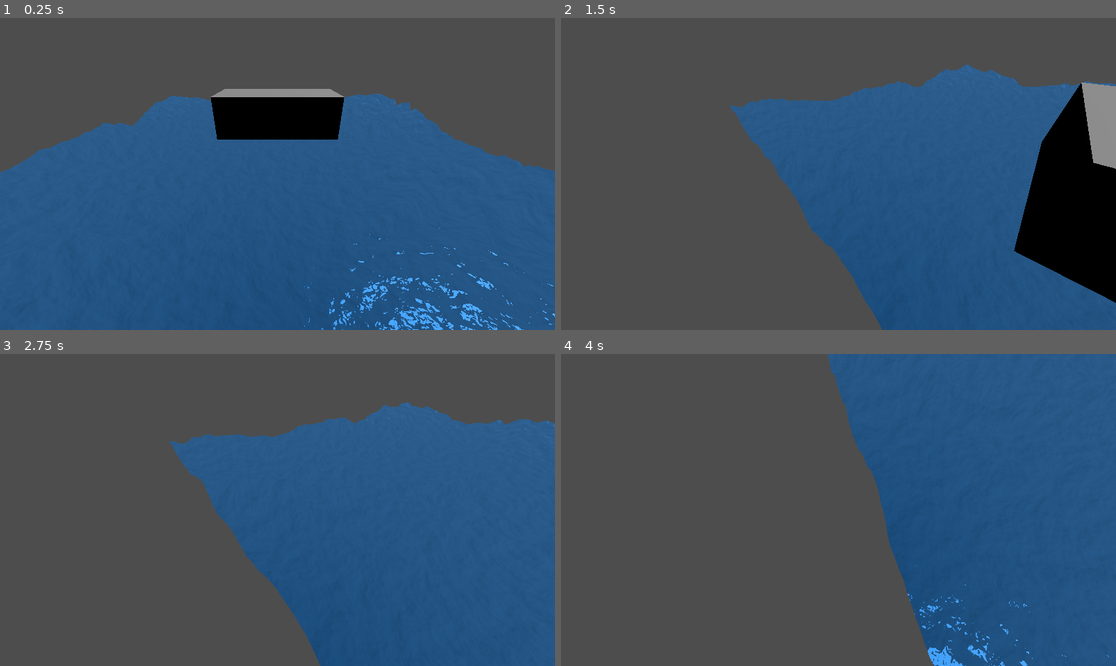
Above: before the commit, frames 1-4 (two rows, left to right).
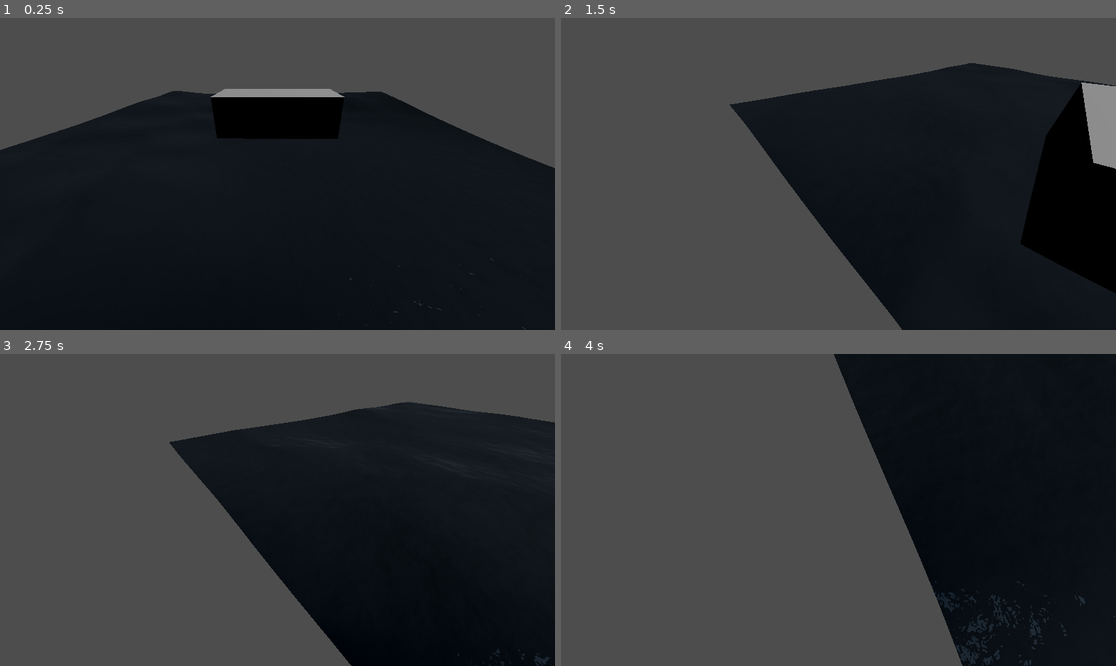
Above: after the commit, the same moments.

Repository: D0V4HKIIN/cs-341-computer-graphics-project
Game: Godot game, scene res://main.tscn
Two runs of this game, one before a commit and one after it. Both use one fixed random seed, a clock stepped at 60 frames per second and the inputs below.
Inputs (mouse positions are in pixels of both pictures, inside the frame that each line leads up to):
- Up to frame 1 (0.25 s): no input
- Up to frame 2 (1.5 s): move the mouse to (960, 158) at 0.52 s; press the mouse at (960, 158) at 0.53 s; hold Right (boat_right) 0.53-1.28 s; move the mouse to (727, 189) at 1.27 s; release the mouse at (727, 189) at 1.28 s; hold Down (boat_back) from 1.28 s (still down); click (727, 189) at 1.35 s
- Up to frame 3 (2.75 s): move the mouse to (333, 441) at 2.02 s; release Down (boat_back) at 2.03 s; press the mouse at (333, 441) at 2.03 s; hold Right (boat_right) from 2.03 s (still down)
- Up to frame 4 (4 s): move the mouse to (810, 572) at 2.77 s; release Right (boat_right) at 2.78 s; release the mouse at (810, 572) at 2.78 s; hold Up (boat_forward) 2.78-3.53 s; click (810, 572) at 2.85 s; move the mouse to (1005, 556) at 3.52 s; press the mouse at (1005, 556) at 3.53 s; hold Left (boat_left) from 3.53 s (still down)

The runs differ from the first frame. In frame 1, 66% of the frame differs, in the area x 0-100%, y 23-100%; in frame 2, 37%; in frame 3, 45%; in frame 4, 42%.

Commit message:
nicer waves

Diff:
--- a/seas-341_captain_hooks_black_pearl/water.gdshader
+++ b/seas-341_captain_hooks_black_pearl/water.gdshader
@@ -1,47 +1,44 @@
 shader_type spatial;
 render_mode specular_toon;
 
-uniform float normal_mix = 0.1;
-uniform float height_scale = 0.5;
+uniform float height_scale = 1.0;
 
 uniform sampler2D noise;
 uniform sampler2D normalmap;
 
 varying vec2 tex_position;
 
-float wave(vec2 pos){
-	pos += texture(noise, pos).x * 2.0 - 1.0;
-	vec2 wv = 1.0 - abs(sin(pos));
-	return pow(1.0 - pow(wv.x * wv.y, 0.65), 4.0);
+float wave(vec2 position){
+	  position += texture(noise, position / 10.0).x * 2.0 - 1.0;
+	  vec2 wv = 1.0 - abs(sin(position));
+	  return pow(1.0 - pow(wv.x * wv.y, 0.65), 4.0);
 }
 
-float height(vec2 pos, float time){
-	vec2 offset = 0.01 * (pos + time);
-	float d = wave(pos * 0.4) * 0.6;
-	d += wave((pos - offset) * 0.3) * 0.6;
-	d += wave((pos + offset) * 0.5) * 0.4;
-	d += wave((pos - offset) * 0.6) * 0.4;
-	return d - 1.0;
+float height(vec2 position, float time) {
+  float d = wave((position + time) * 0.4) * 0.3;
+  d += wave((position - time) * 0.3) * 0.3;
+  d += wave((position + time) * 0.5) * 0.2;
+  d += wave((position - time) * 0.6) * 0.2;
+  return d;
 }
 
 void vertex() {
 	tex_position = VERTEX.xz / 2.0 + TIME * 0.05;
-	float height = height(tex_position, TIME);
-	VERTEX.y += height * height_scale;
+	float h = height(tex_position, TIME);
+	VERTEX.y += h * height_scale;
+
+	NORMAL = normalize(vec3(h - height(tex_position + vec2(0.1, 0.0), TIME), 0.1, h - height(tex_position + vec2(0.0, 0.1), TIME)));
 }
 
 void fragment() {
+	// noise to make water less plastic like
 	vec3 normal_noise = texture(normalmap, tex_position).xyz;
 	NORMAL_MAP = normal_noise;
-	// mix noise and some random normalmap for nice sun reflections
-	// vec3 real_normal = texture(noise, tex_position).xyz;
-	// NORMAL_MAP = mix(normal_noise, real_normal, normal_mix);
-	// NORMAL_MAP = normalize(real_normal + normal_noise); // should be more realistic but looks worse
 
 	// normal water material
 	float fresnel = sqrt(1.0 - dot(NORMAL, VIEW));
 	RIM = 0.2;
 	METALLIC = 0.0;
 	ROUGHNESS = 0.01 * (1.0 - fresnel);
-	ALBEDO = vec3(0.1, 0.3, 0.5) + (0.1 * fresnel);
+	ALBEDO = vec3(0.01, 0.03, 0.05) + (0.1 * fresnel);
 }
--- a/seas-341_captain_hooks_black_pearl/water.tscn
+++ b/seas-341_captain_hooks_black_pearl/water.tscn
@@ -25,7 +25,6 @@
 [sub_resource type="ShaderMaterial" id="ShaderMaterial_llo1x"]
 render_priority = 0
 shader = ExtResource("1_l8gi8")
-shader_parameter/normal_mix = 0.1
 shader_parameter/height_scale = 0.5
 shader_parameter/noise = SubResource("NoiseTexture2D_s2oyw")
 shader_parameter/normalmap = SubResource("NoiseTexture2D_dktfb")
Empty file added: seas-341_captain_hooks_black_pearl/old_water.gdshader
